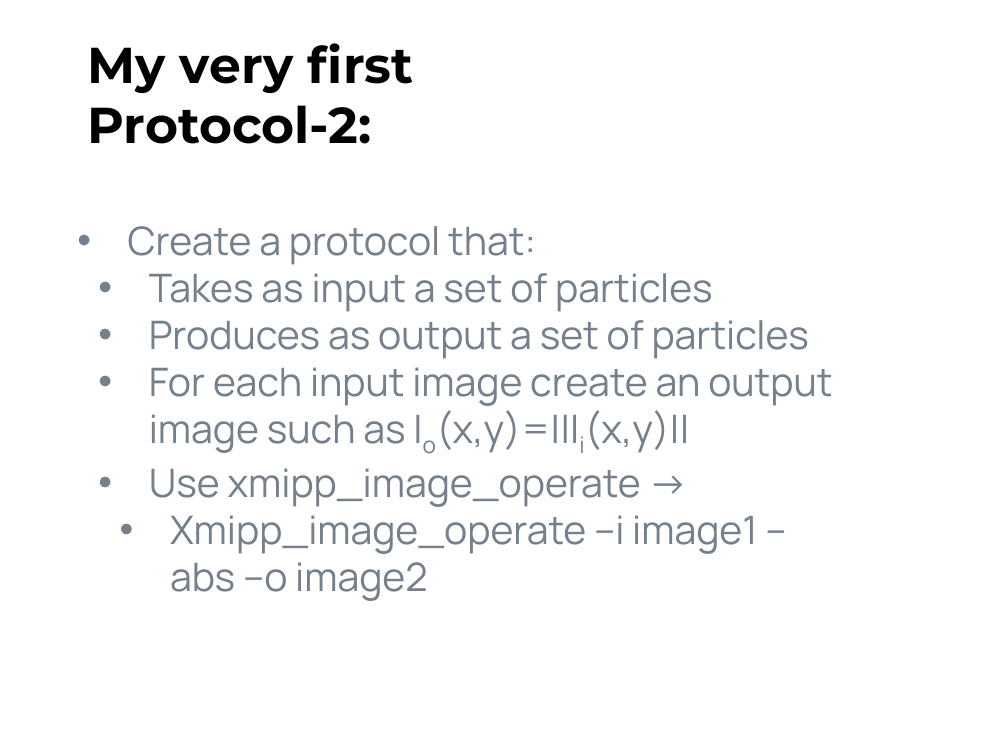
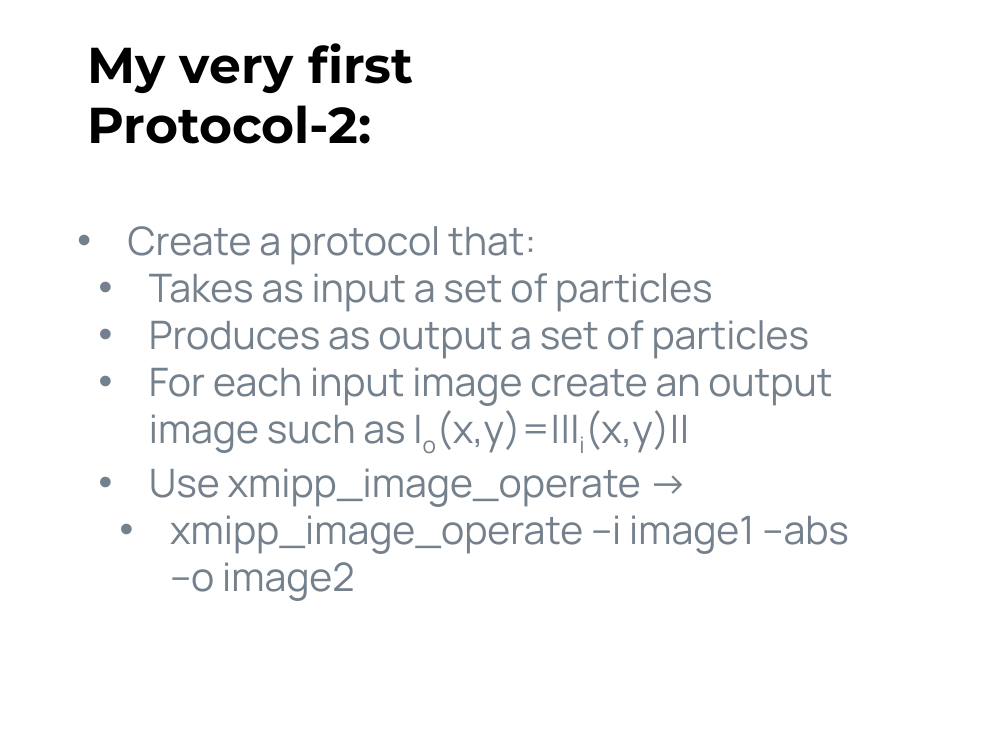
Before and after one commit to rmarabini/scipioncourseprotocols, a slide deck: slide 7 of Docs/talk2.pptx. Drawn at 1008x756 pixels with LibreOffice and Linux fonts; fonts in the diff are those of the drawing. Boxes give left, top, right and bottom in pixels: in the first picture for what was removed or moved away, otherwise in the second. Text is boxed around its words. In the diff, an @@ line names an element or a change of style, - is before the commit and + after.

```diff
--- a/Docs/talk2.pptx
+++ b/Docs/talk2.pptx
@@ text at (170,515,848,601): text changed @@
-    • Xmipp_image_operate –i image1 –abs –o image2
+    • xmipp_image_operate –i image1 --abs –o image2
```
Also in this commit, not shown: 6 other slides changed, 2 slides added, 1 slide removed, 1 other file.
